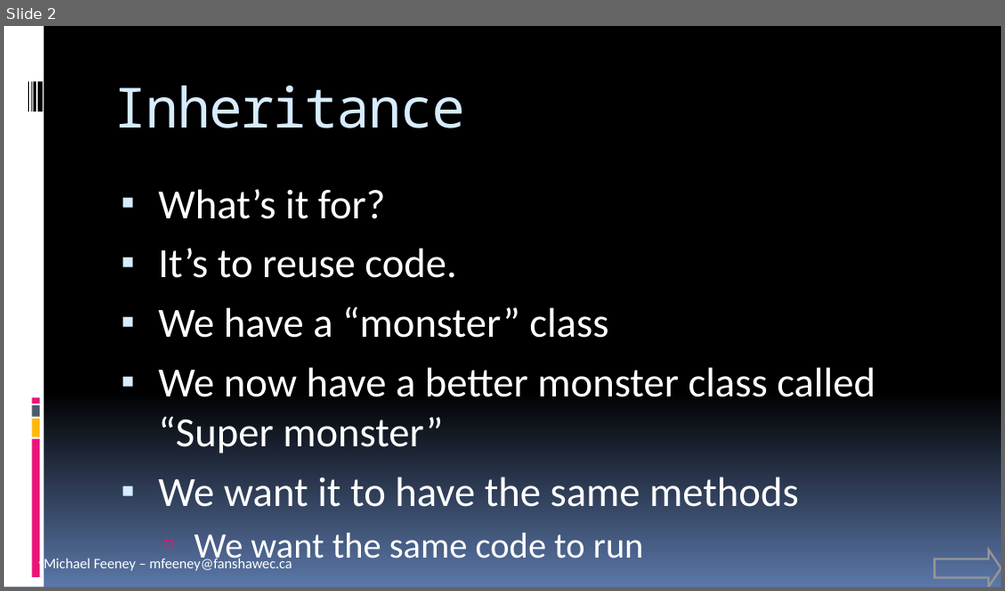
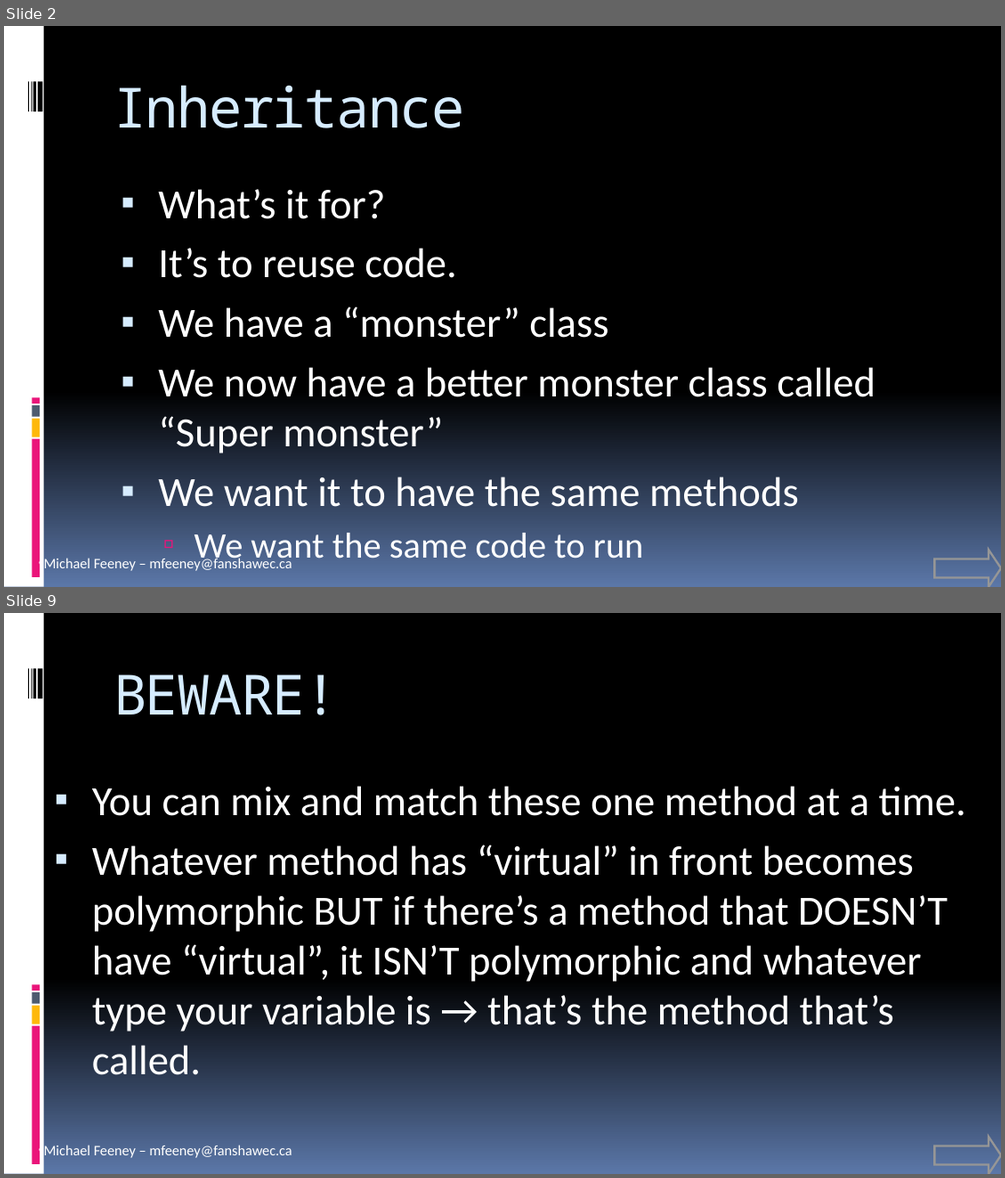
Before and after one commit to FeeneyCodes/GDP202425, a slide deck: 6044_FramPat/D2D/W03/INFO_6044_Inheritance.pptx. Shown one above the other, each under a label of ours: slide 2 before the commit, slides 2 and 9 after it; the slides between them are not shown. The pictures are 1005x591 and 1005x1178 pixels, drawn with LibreOffice and Linux fonts; fonts in the diff are those of the drawing. Boxes give left, top, right and bottom in pixels: in the first picture for what was removed or moved away, otherwise in the second. Text is boxed around its words. In the diff, an @@ line names an element or a change of style, - is before the commit and + after.

```diff
--- a/6044_FramPat/D2D/W03/INFO_6044_Inheritance.pptx
+++ b/6044_FramPat/D2D/W03/INFO_6044_Inheritance.pptx
@@ slide 9 added at <box>4,613,1001,1174</box>, background gradient #000000 to #5B77A8; not listed: 10 template elements that a slide beside it also shows @@
@@ title added at <box>113,674,338,715</box>, 40 pt, text #D6ECFF @@
+BEWARE!
@@ text added at <box>92,786,966,1075</box>, 30 pt, text #FFFFFF @@
+▪ You can mix and match these one method at a time.
+▪ Whatever method has “virtual” in front becomes polymorphic BUT if there’s a method that DOESN’T have “virtual”, it ISN’T polymorphic and whatever type your variable is → that’s the method that’s called.
@@ right arrow added at <box>934,1136,1001,1174</box>, outline #969696 1.5 pt @@
```
Also in this commit, not shown: 14 other slides added, 21 other files.
